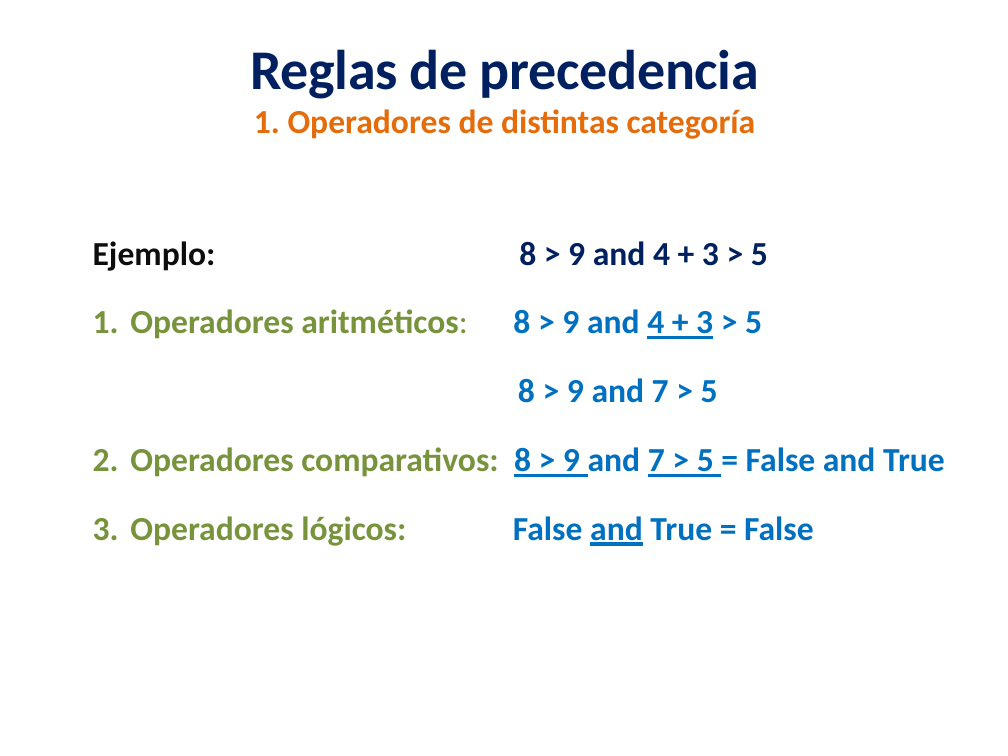
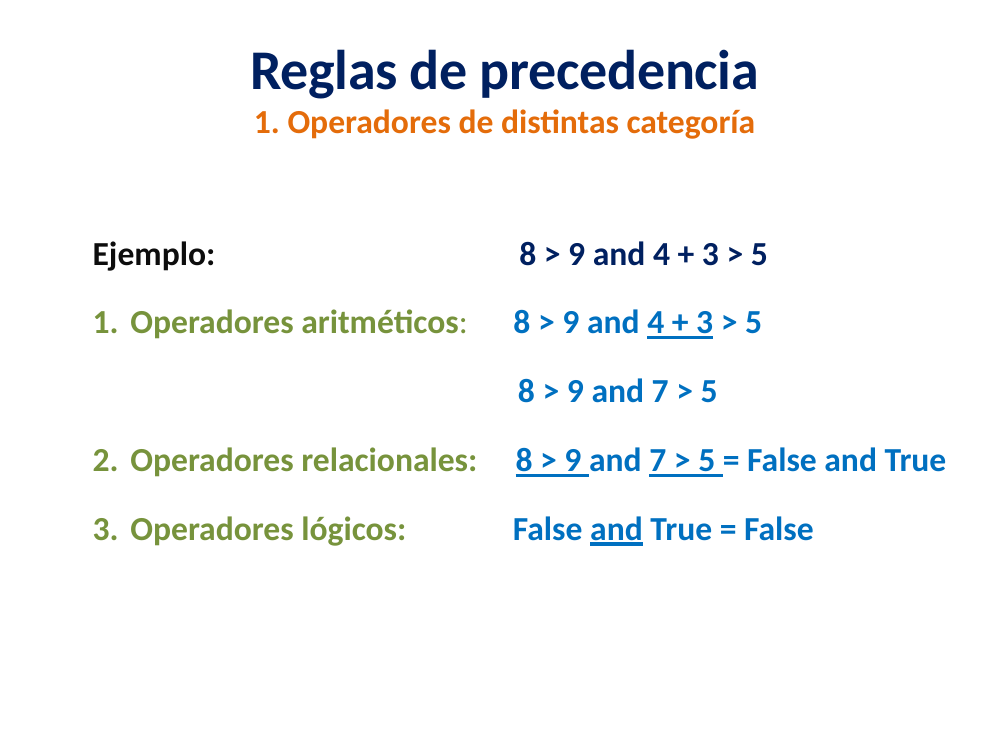
Before and after one commit to lizetheP/PensamientoC, a slide deck: slide 13 of Calendario2022/presentaciones/4_Jerarquia.pptx. Drawn at 1008x756 pixels with LibreOffice and Linux fonts; fonts in the diff are those of the drawing. Boxes give left, top, right and bottom in pixels: in the first picture for what was removed or moved away, otherwise in the second. Text is boxed around its words. In the diff, an @@ line names an element or a change of style, - is before the commit and + after.

```diff
--- a/Calendario2022/presentaciones/4_Jerarquia.pptx
+++ b/Calendario2022/presentaciones/4_Jerarquia.pptx
@@ text at box(130, 447, 947, 477): text changed @@
-2. Operadores comparativos: 8 > 9 and 7 > 5 = False and True
+2. Operadores relacionales: 8 > 9 and 7 > 5 = False and True
```
Also in this commit, not shown: 1 other slide changed, 1 other file.
